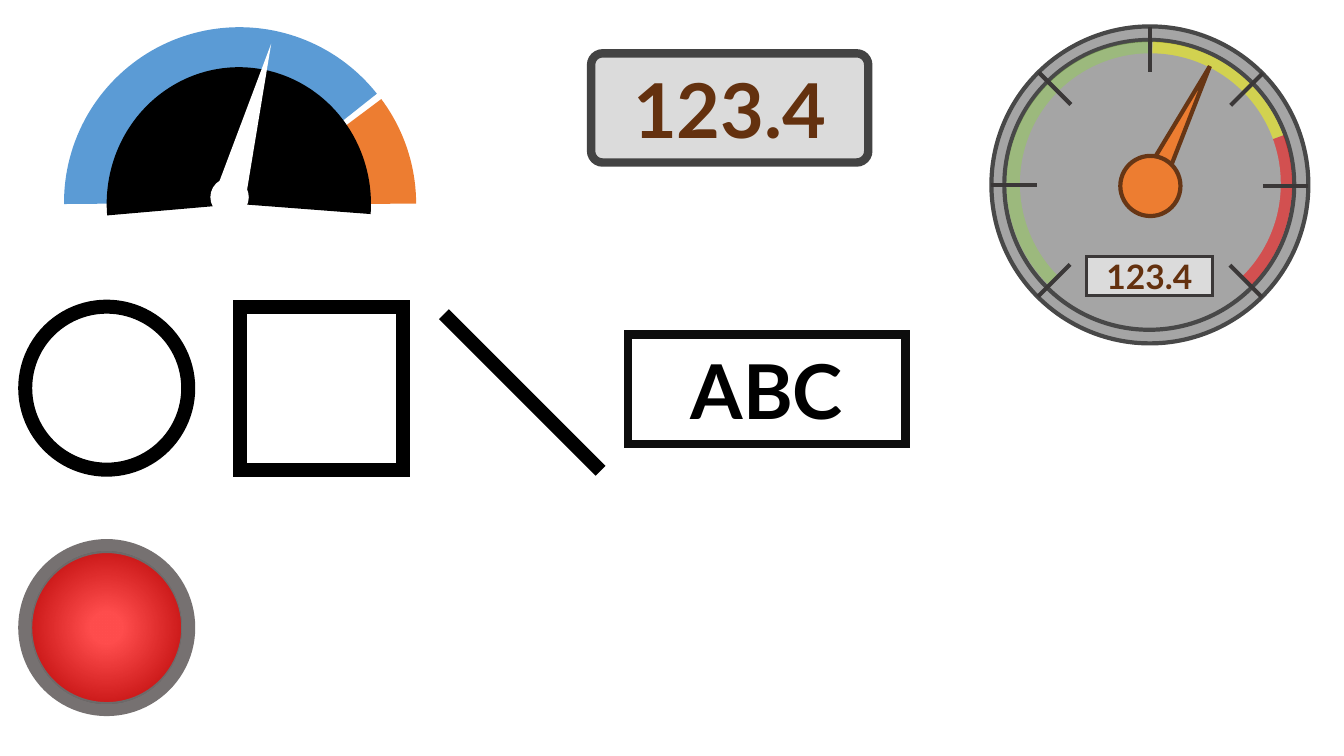
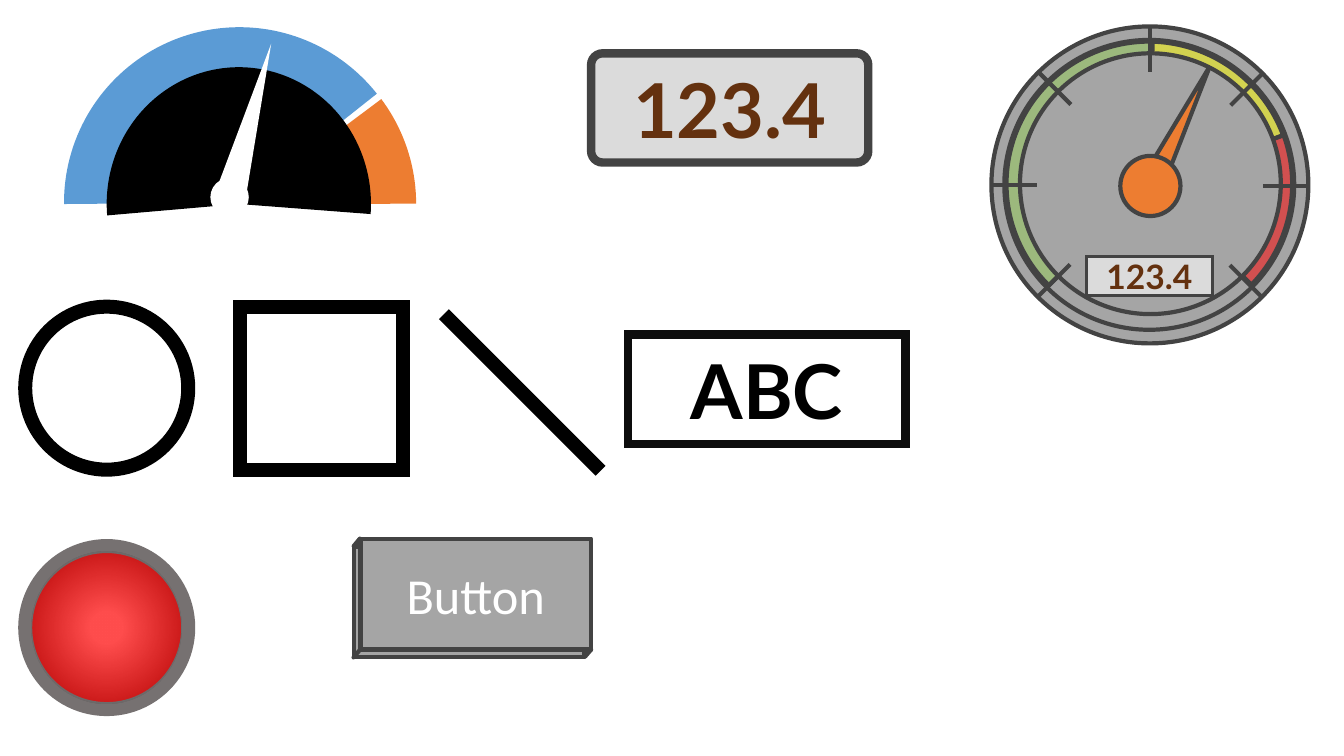
Before and after one commit to scrutinydebugger/scrutiny-devtools, a slide deck: slide 9 of graphics/graphics.pptx. Drawn at 1344x756 pixels with LibreOffice and Linux fonts; fonts in the diff are those of the drawing. Boxes give left, top, right and bottom in pixels: in the first picture for what was removed or moved away, otherwise in the second. Text is boxed around its words. In the diff, an @@ line names an element or a change of style, - is before the commit and + after.

```diff
--- a/graphics/graphics.pptx
+++ b/graphics/graphics.pptx
@@ ellipse at box(992, 26, 1309, 343): outline #484848 3 pt to #434343 3 pt @@
@@ line (1150, 27) - (1150, 73): stroke #3B3838 3 pt to #434343 3 pt @@
@@ ellipse at box(1004, 40, 1295, 331): outline #484848 3 pt to #434343 3 pt @@
@@ outline none to #434343 3 pt in 4 elements at box(1003, 39, 1293, 329), box(1004, 41, 1292, 329), box(1007, 41, 1293, 327), box(1020, 53, 1281, 315) @@
@@ line (1040, 73) - (1071, 105): stroke #3B3838 3 pt to #434343 3 pt @@
@@ triangle at box(1146, 61, 1219, 182): outline #683715 3 pt to #434343 3 pt @@
@@ line (1231, 106) - (1263, 74): stroke #3B3838 3 pt to #434343 3 pt @@
@@ ellipse at box(1120, 156, 1181, 217): outline #683715 3 pt to #434343 3 pt @@
@@ line (992, 185) - (1037, 185): stroke #3B3838 3 pt to #434343 3 pt @@
@@ line (1263, 186) - (1309, 186): stroke #3B3838 3 pt to #434343 3 pt @@
@@ line (1038, 296) - (1071, 264): stroke #3B3838 3 pt to #434343 3 pt @@
@@ rectangle "123.4" at box(1087, 257, 1213, 295): outline #3B3838 2.25 pt to #434343 2.25 pt @@
@@ line (1230, 265) - (1262, 297): stroke #3B3838 3 pt to #434343 3 pt @@
@@ group added at box(354, 538, 592, 657): 3 lines, 2 rounded rectangles @@
+Button
```
Also in this commit, not shown: 1 other slide changed, 6 other files.
